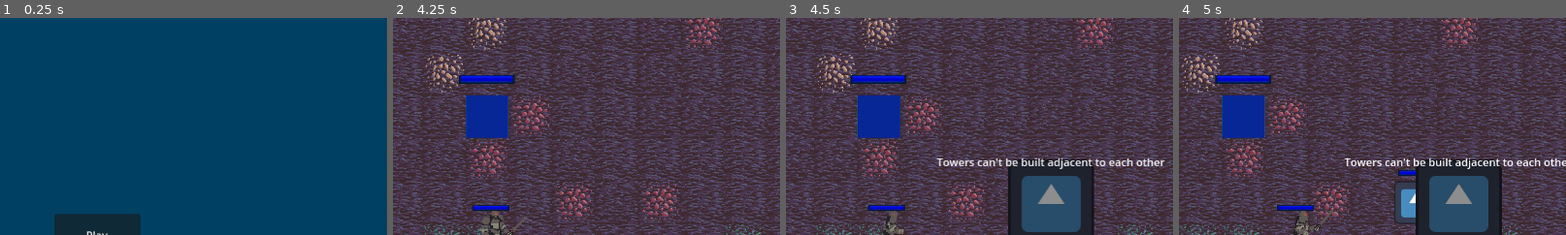
Above: before the commit, frames 1-4 (left to right).
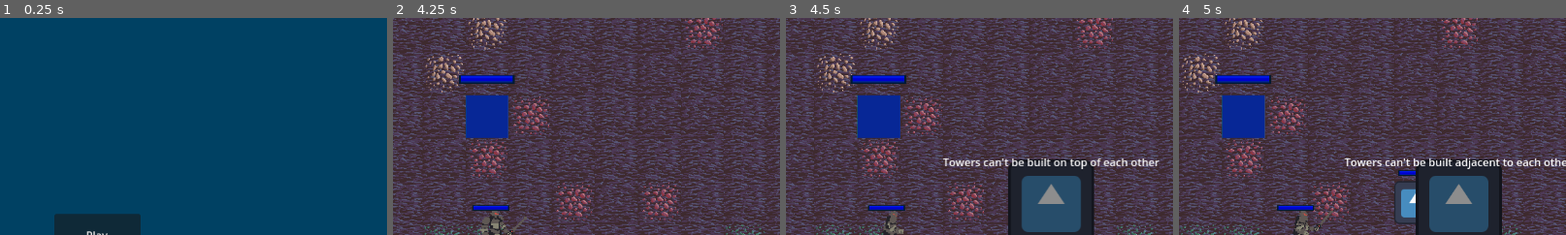
Above: after the commit, the same moments.

Repository: Schmo103/Euclid
Game: Godot game, scene res://menu/menu.tscn
Two runs of this game, one before a commit and one after it. Both use one fixed random seed, a clock stepped at 60 frames per second and the inputs below. The engine's default icon, where the game draws it, is replaced by a stand-in: a white triangle on a blue panel in a dark square.
Inputs (mouse positions are % of the whole screen's width and height, from its top left):
- Up to frame 1 (0.25 s): no input
- Up to frame 2 (4.25 s): click "Play" at 0.5 s; click (14, 85) at 1.25 s; click (18, 85) at 2 s; click (26, 85) at 2.75 s; click (38, 85) at 3.5 s
- Up to frame 3 (4.5 s): tap Enter at 4.25 s; move the mouse to (72, 45) at 4.27 s; press the mouse at (72, 45) at 4.28 s; hold D (player_right) from 4.28 s (still down)
- Up to frame 4 (5 s): keep holding D (player_right)
The pictures show only the part of the screen within x 37-87%, y 0-50%; the shares and areas given below are measured in that part.

Frames 1-2 are identical in both runs. In frame 3, 1.3% of the frame differs, in the area x 38-98%, y 64-70%; in frame 4, nothing differs.

Commit message:
Finished you cant build here messages

Diff:
--- a/Euclid/building_system/build_manager.gd
+++ b/Euclid/building_system/build_manager.gd
@@ -132,6 +132,9 @@
 			build_icon.set_message("Towers can't be built on top of entities")
 		elif build_icon.get_are_overlapping_towers().size() > 0:
 			build_icon.set_message("Towers can't be built adjacent to each other")
+			for t in build_icon.get_are_overlapping_towers():
+				if t.is_in_group("tower") and t.tile_pos == pos_to_tile(build_icon.position):
+					build_icon.set_message("Towers can't be built on top of each other")
 		else:
 			build_icon.set_message("")
 		return bodies.size() == 0
--- a/Euclid/building_system/building_gui/building_gui.tscn
+++ b/Euclid/building_system/building_gui/building_gui.tscn
@@ -21,10 +21,6 @@
 [node name="TowerManager" type="GridContainer" parent="."]
 layout_mode = 1
 anchors_preset = -1
-anchor_left = 0.164
-anchor_top = 0.742
-anchor_right = 0.164
-anchor_bottom = 0.742
 offset_left = 138.0
 offset_top = 484.0
 offset_right = 147.0
--- a/Euclid/resource_scripts/wall_stats.gd
+++ b/Euclid/resource_scripts/wall_stats.gd
@@ -19,6 +19,7 @@
 		if ob.is_in_group("wall"):
 			var v : Vector2 = ob.tile_pos - tile_pos
 			if v == Vector2.ZERO:
+				custom_can_build_message = "Towers can't be built on top of each other"
 				return false
 			elif possible_corners.has(v):
 				corners.append(v)
@@ -28,14 +29,17 @@
 			if ob.is_in_group("entity"):
 				custom_can_build_message = "Towers can't be built on top of entities"
 			else:
-				custom_can_build_message = "Towers can't be built adjacent to each other"
+				if ob.is_in_group("tower") and ob.tile_pos == tile_pos:
+					custom_can_build_message = "Towers can't be built on top of each other"
+				else:
+					custom_can_build_message = "Towers can't be built adjacent to each other"
 			return false
 	if adjacent_positions.size() > 2:
-		custom_can_build_message = "Each wall can only connect to two other walls"
+		custom_can_build_message = "Walls can't be layered"
 		return false
 	for ad in adjacent_positions:
 		if !check_pos_has_only_one_adjacent(tile_pos + ad):
-			custom_can_build_message = "Each wall can only connect to two other walls"
+			custom_can_build_message = "Walls can't be layered"
 			return false
 	for c in corners:
 		if !validate_diagonal(c):
Not shown: 1 places in Euclid/player/player.tscn that only renumber resources
